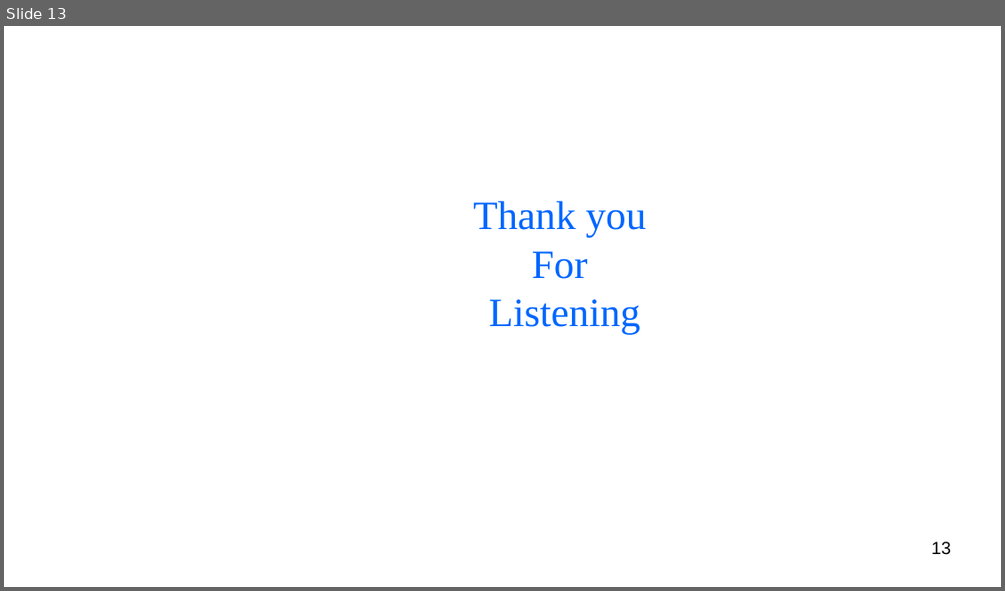
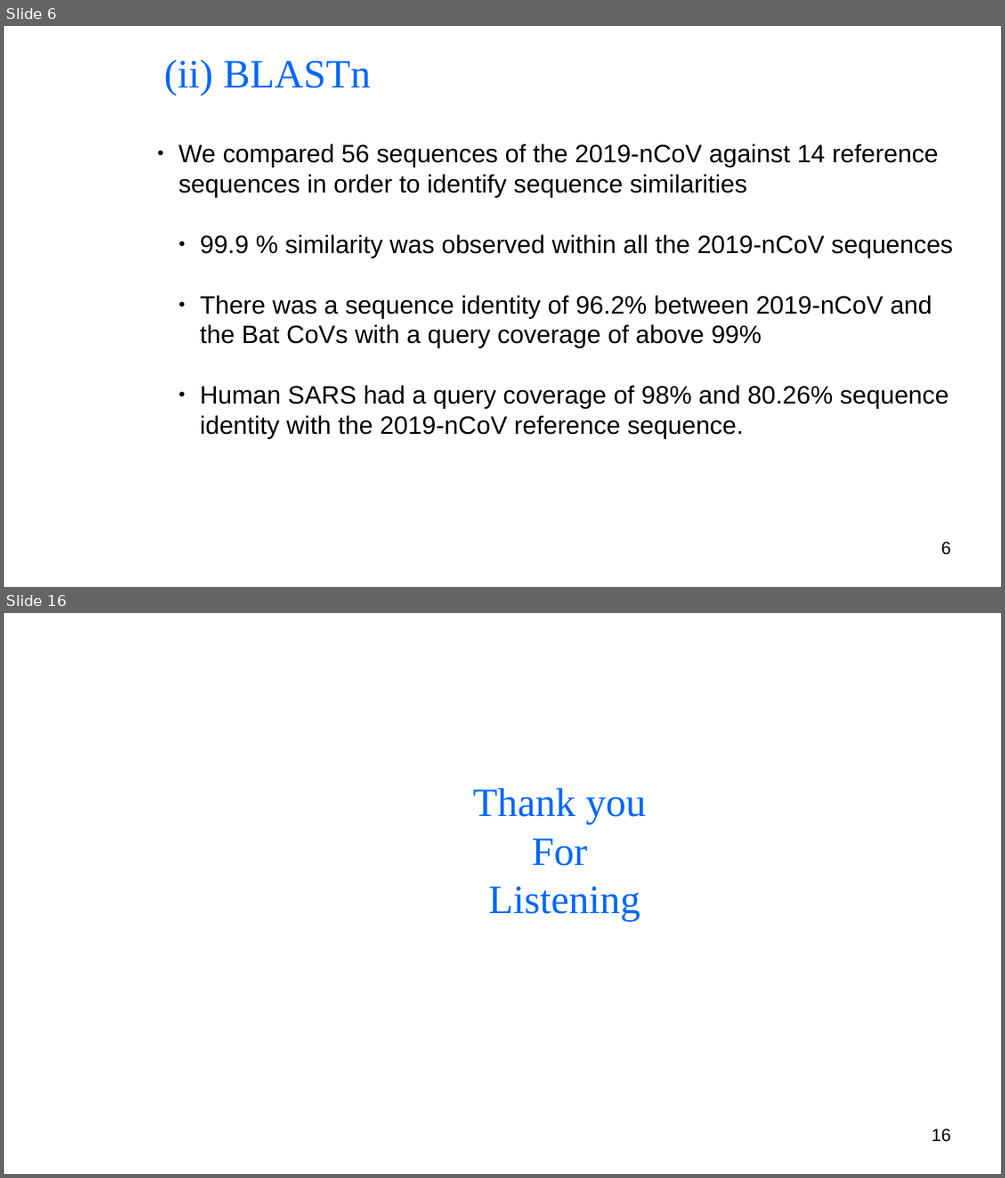
Before and after one commit to BryanAbuchery/Group_Project, a slide deck: Group_presentation.odp. Shown one above the other, each under a label of ours: slide 13 before the commit, slides 6 and 16 after it; the slides between them are not shown. The pictures are 1005x591 and 1005x1178 pixels, drawn with LibreOffice and Linux fonts; fonts in the diff are those of the drawing; background and template pictures are left out. Boxes give left, top, right and bottom in pixels: in the first picture for what was removed or moved away, otherwise in the second. Text is boxed around its words. In the diff, an @@ line names an element or a change of style, - is before the commit and + after.

```diff
--- a/Group_presentation.odp
+++ b/Group_presentation.odp
@@ slide 6 added at (4, 26, 1001, 587), background picture (left out) @@
@@ title added at (164, 60, 371, 95), 32 pt, text #0066FF @@
+(ii) BLASTn
@@ text added at (178, 143, 953, 439), 20 pt, text #000000 @@
+● We compared 56 sequences of the 2019-nCoV against 14 reference sequences in order to identify sequence similarities
+  ● 99.9 % similarity was observed within all the 2019-nCoV sequences
+  ● There was a sequence identity of 96.2% between 2019-nCoV and the Bat CoVs with a query coverage of above 99%
+  ● Human SARS had a query coverage of 98% and 80.26% sequence identity with the 2019-nCoV reference sequence.
@@ page number added at (941, 541, 951, 555), 14 pt, text #000000 @@
+6
@@ what was slide 13 is now slide 16 @@
@@ page number at (931, 1128, 951, 1142): text changed @@
-13
+16
```
Also in this commit, not shown: 9 slides changed, 5 other slides added, 3 slides removed.
